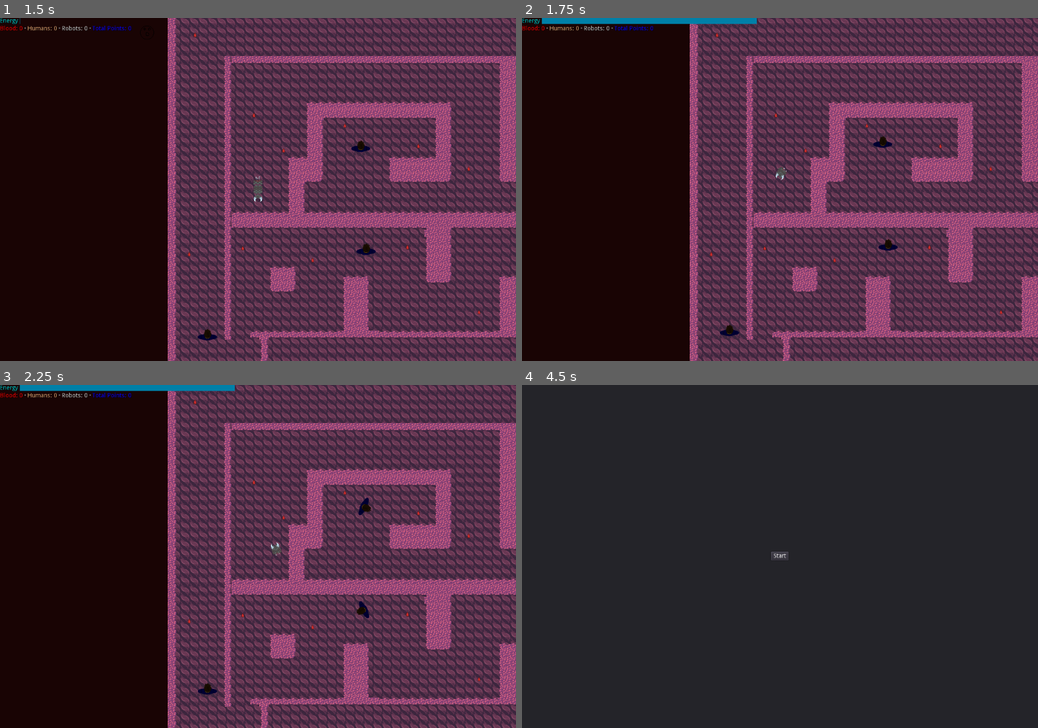
Above: before the commit, frames 1-4 (two rows, left to right).
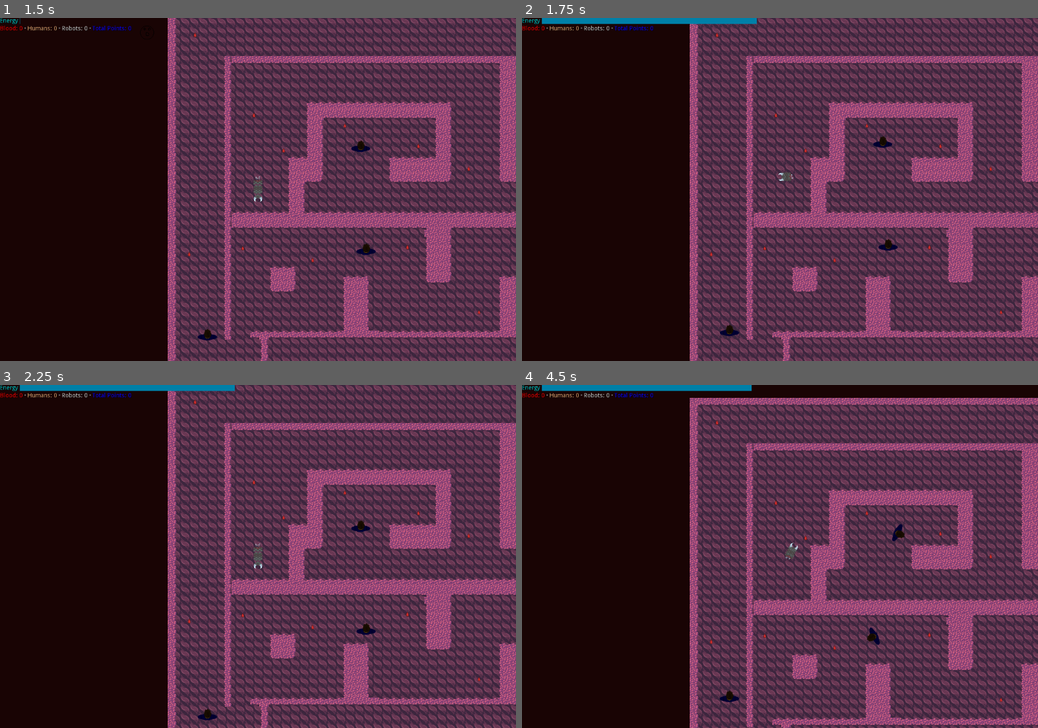
Above: after the commit, the same moments.

Repository: Ridote/LudumDare20180811RunningOutOfSpace
Game: Godot game, scene res://Entities/Main.tscn
Same seed, same stepped clock (60 frames per second), same inputs: the game is played once before the commit and once after it.
Inputs (mouse positions are in pixels of both pictures, inside the frame that each line leads up to):
- Up to frame 1 (1.5 s): click "Start" at 0.5 s; move the mouse to (371, 172) at 1.27 s; hold Right (ui_right) from 1.28 s (still down)
- Up to frame 2 (1.75 s): keep holding Right (ui_right); tap Space (ui_select) at 1.52 s
- Up to frame 3 (2.25 s): release Right (ui_right) at 2 s; click (258, 556) at 2 s, where only the run after the commit has a clickable "Start"
- Up to frame 4 (4.5 s): move the mouse to (676, 573) at 2.77 s; hold Down (ui_down) 2.78-3.53 s; tap Space (ui_select) at 3.02 s; move the mouse to (831, 481) at 3.52 s; hold Right (ui_right) 3.53-4.28 s; move the mouse to (754, 625) at 4.27 s; hold Up (ui_up) from 4.28 s (still down)

Frame 1 is identical in both runs. In frame 2, less than 0.1% of the frame differs, in the area x 49-53%, y 43-48%; in frame 3, 0.5%; in frame 4, 87%, in the area x 0-100%, y 0-100%.

Commit message:
follow mouse

Diff:
--- a/Entities/Main.tscn
+++ b/Entities/Main.tscn
@@ -3,7 +3,7 @@
 [ext_resource path="res://Maps/Map01.tscn" type="PackedScene" id=1]
 [ext_resource path="res://GUI/GUI.tscn" type="PackedScene" id=2]
 
-[node name="Main" type="Node2D" index="0"]
+[node name="Main" type="Node2D"]
 
 position = Vector2( 0, -2.05054 )
 
--- a/Entities/Player/Player.gd
+++ b/Entities/Player/Player.gd
@@ -12,10 +12,10 @@
 var canGrow = true
 
 #Movement Attributes
-var maxSpeed = 6
-var normalSpeed = 3
-var minSpeed = 1
-var torque = 6
+var maxSpeed = 8
+var normalSpeed = 4
+var minSpeed = 2
+var torque = 7
 var speedPhase = 1
 
 #GUI
@@ -70,10 +70,13 @@
 	if growButton:
 		grow()
 	#Because we are playing with the orientation to calculate the speed, we will rotate the head to calculate the new speed direction
-	if right:
-		$Mouth.rotation_degrees+=torque
-	elif left:
-		$Mouth.rotation_degrees-=torque
+	var mouse = get_global_mouse_position()
+	$Mouth.look_at(mouse)
+	$Mouth.rotation_degrees += 90
+#	if right:
+#		$Mouth.rotation_degrees+=torque
+#	elif left:
+#		$Mouth.rotation_degrees-=torque
 
 	#Update GUI
 	get_parent().get_node("GUI").updateGUI(currentEnergy, tired, blood, humans, robots, getPoints())
--- a/Entities/Player/Player.tscn
+++ b/Entities/Player/Player.tscn
@@ -10,7 +10,7 @@
 
 pause_mode = 1
 script = ExtResource( 1 )
-_sections_unfolded = [ "Collision", "Pause" ]
+_sections_unfolded = [ "Collision", "Pause", "Transform" ]
 
 [node name="SpeedCooldown" type="Timer" parent="." index="0"]
 
@@ -23,6 +23,7 @@
 
 editor/display_folded = true
 position = Vector2( -0.85022, -39.7711 )
+_sections_unfolded = [ "Collision", "Transform" ]
 
 [node name="Camera2D" type="Camera2D" parent="Mouth" index="1"]
 
